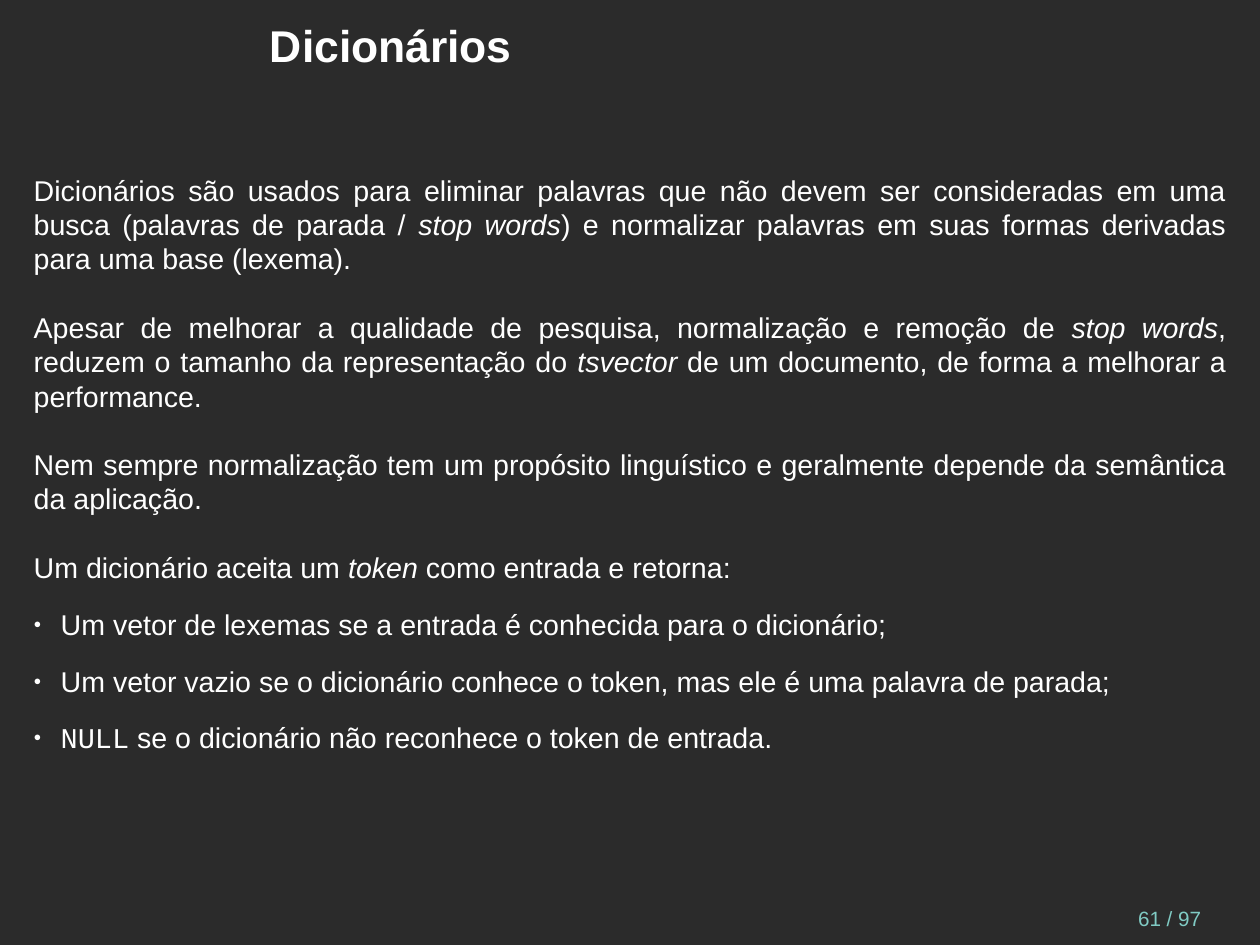
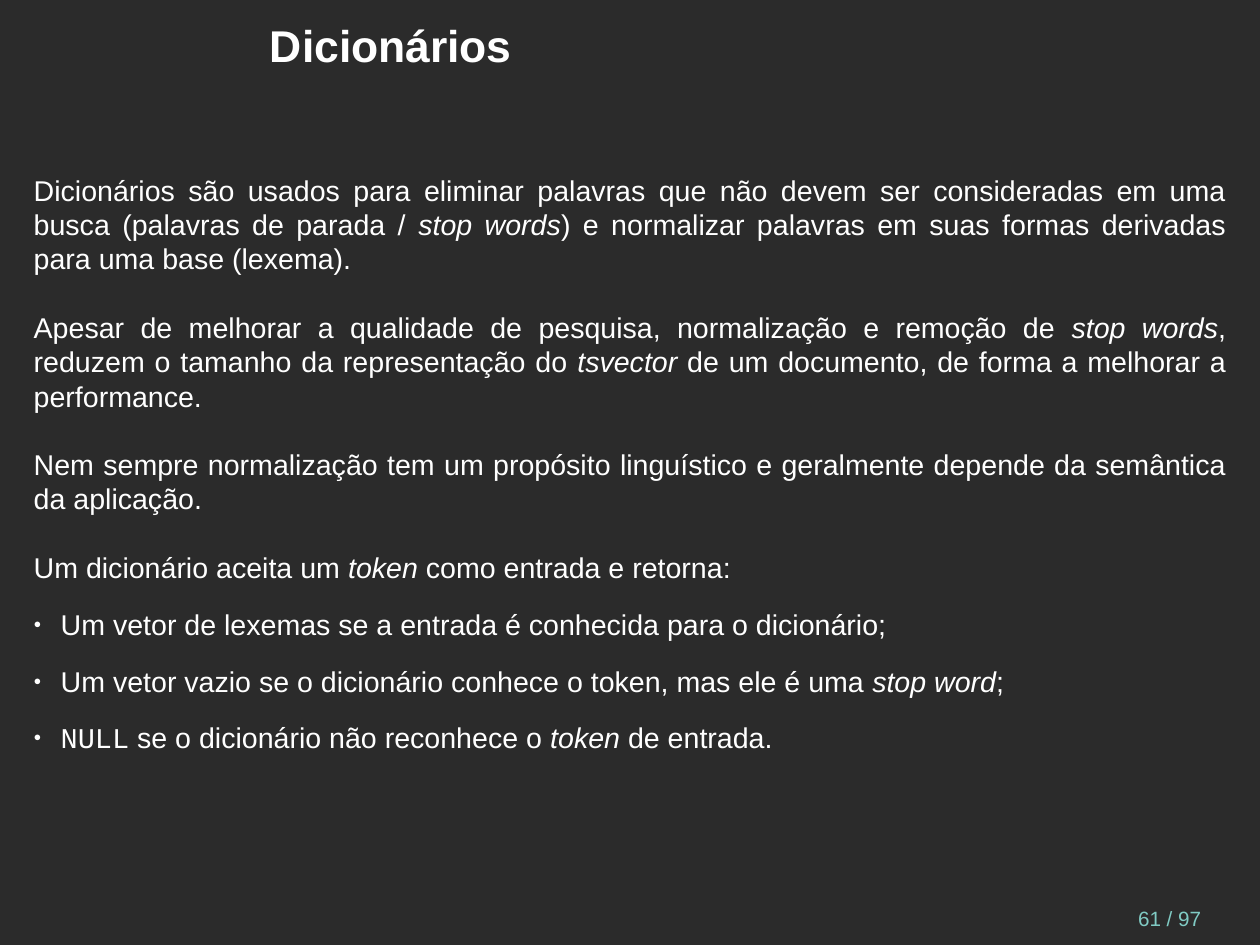
Before and after one commit to juliano777/db_fts, a slide deck: slide 61 of fts_pt-br.odp. Drawn at 1260x945 pixels with LibreOffice and Linux fonts; fonts in the diff are those of the drawing; background and template pictures are left out; a plain dark background stands for a picture behind light text. Boxes give left, top, right and bottom in pixels: in the first picture for what was removed or moved away, otherwise in the second. Text is boxed around its words. In the diff, an @@ line names an element or a change of style, - is before the commit and + after.

```diff
--- a/fts_pt-br.odp
+++ b/fts_pt-br.odp
@@ text "Dicionários são usados para eliminar ..." at (34, 180, 1226, 697): italic on in "token" @@
@@ text at (61, 671, 1004, 697): text changed @@
-● Um vetor vazio se o dicionário conhece o token, mas ele é uma palavra de parada;
+● Um vetor vazio se o dicionário conhece o token, mas ele é uma stop word;
```
Also in this commit, not shown: 17 other slides changed, 5 other files.
